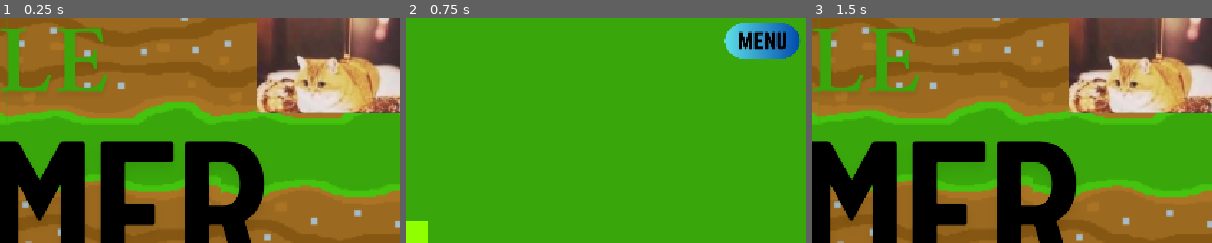
Above: before the commit, frames 1-3 (left to right).
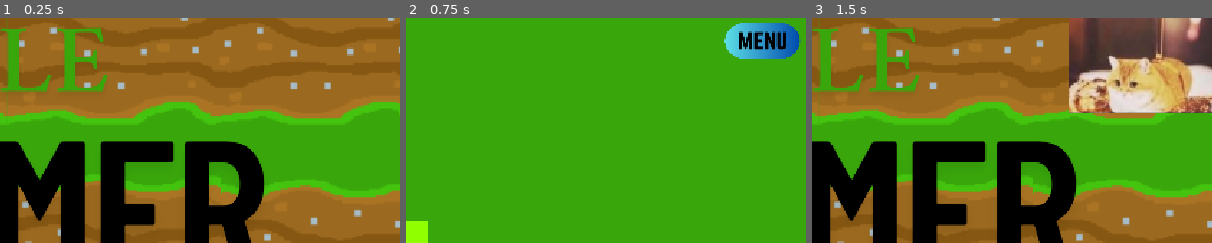
Above: after the commit, the same moments.

Repository: CodificationCodes/Idle-Farmer-Godot
Game: Godot game, scene res://scenes/main_menu.tscn
The game is run twice, just before and just after one commit, with the same random seed, the same clock (stepped at 60 frames per second) and the same inputs.
Inputs (mouse positions are % of the whole screen's width and height, from its top left):
- Up to frame 1 (0.25 s): no input
- Up to frame 2 (0.75 s): click (26, 82) at 0.5 s
- Up to frame 3 (1.5 s): click (95, 5) at 1.25 s
The pictures show only the part of the screen within x 50-100%, y 0-50%; the shares and areas given below are measured in that part.

The runs differ from the first frame. In frame 1, 15% of the frame differs, in the area x 64-100%, y 0-43%; in frame 2, nothing differs; in frame 3, nothing differs.

Commit message:
minor changes

Diff:
--- a/project.godot
+++ b/project.godot
@@ -13,7 +13,8 @@
 config/name="Idle Farmer"
 run/main_scene="uid://cqfop8yx1lde5"
 config/features=PackedStringArray("4.4", "Forward Plus")
-config/icon="res://icon.svg"
+boot_splash/image="uid://drux1r6muyhbj"
+config/icon="uid://b0xwaceavupuc"
 
 [display]
 
--- a/scenes/main_menu.tscn
+++ b/scenes/main_menu.tscn
@@ -1,9 +1,8 @@
-[gd_scene load_steps=5 format=3 uid="uid://cqfop8yx1lde5"]
+[gd_scene load_steps=4 format=3 uid="uid://cqfop8yx1lde5"]
 
 [ext_resource type="Texture2D" uid="uid://dkwnmgjhs2bwb" path="res://assets/screens/Main menu.png" id="1_wu84c"]
 [ext_resource type="Script" uid="uid://cnns5nrkyijir" path="res://Scripts.gd/playbutton.gd" id="2_8ln24"]
 [ext_resource type="Script" uid="uid://cdje677t8owng" path="res://Scripts.gd/options_button.gd" id="3_rtw2f"]
-[ext_resource type="Texture2D" uid="uid://b0xwaceavupuc" path="res://assets/screens/car.jpg" id="4_oa1go"]
 
 [node name="MainMenu" type="Control"]
 layout_mode = 3
@@ -43,11 +42,3 @@
 scale = Vector2(29.5124, 14.8309)
 flat = true
 script = ExtResource("3_rtw2f")
-
-[node name="TextureRect2" type="TextureRect" parent="."]
-layout_mode = 0
-offset_left = 944.0
-offset_top = -85.0
-offset_right = 1171.0
-offset_bottom = 137.0
-texture = ExtResource("4_oa1go")
